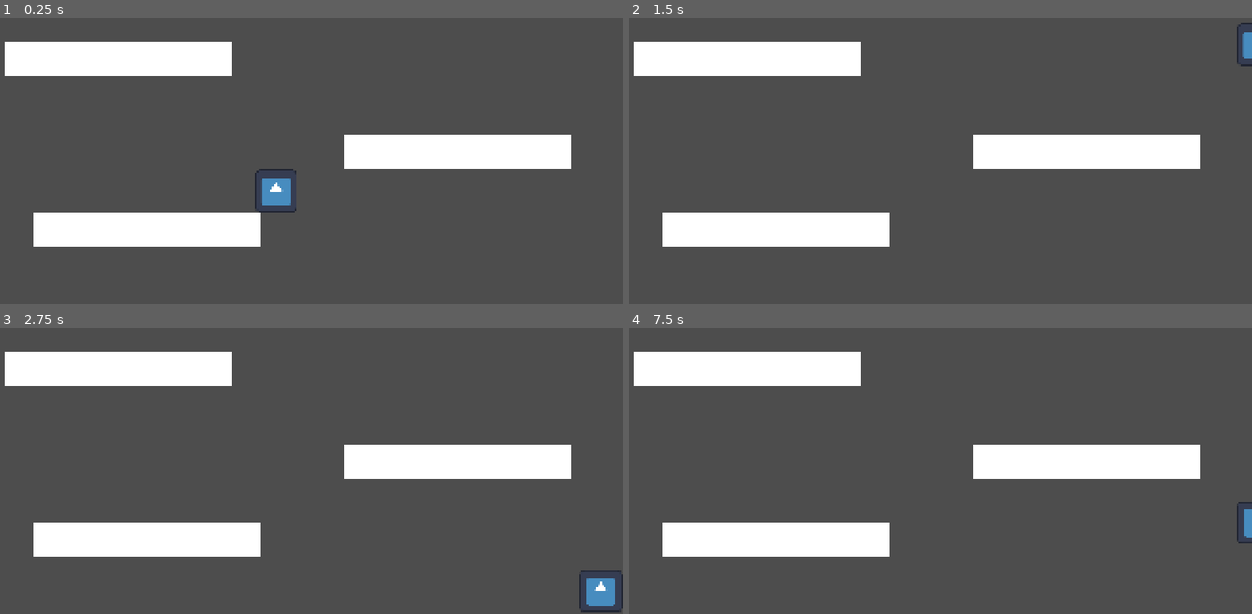
Above: before the commit, frames 1-4 (two rows, left to right).
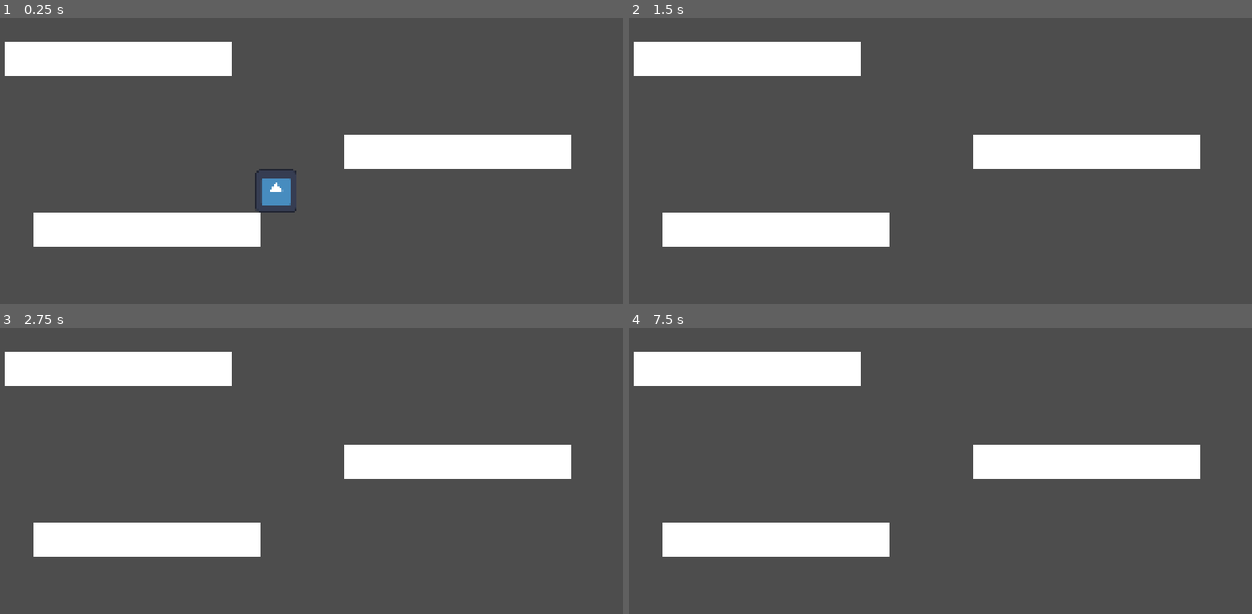
Above: after the commit, the same moments.

Repository: LolTape/IMT3603-Game-Project
Game: Godot game, scene res://game.tscn
Two runs of this game, one before a commit and one after it. Both use one fixed random seed, a clock stepped at 60 frames per second and the inputs below. The engine's default icon, where the game draws it, is replaced by a stand-in: a white triangle on a blue panel in a dark square.
Inputs:
- Up to frame 1 (0.25 s): no input
- Up to frame 2 (1.5 s): tap Enter at 0.5 s; hold Up (jump) 0.53-1.28 s; hold Right (right) from 0.53 s (still down); tap Up (jump) at 1.35 s
- Up to frame 3 (2.75 s): tap Up (jump) at 1.52, 1.82 s; tap Space at 2 s; release Right (right) at 2.03 s; hold Left (left) from 2.03 s (still down); hold Up (jump) from 2.03 s (still down)
- Up to frame 4 (7.5 s): release Left (left) at 2.78 s; release Up (jump) at 2.78 s; hold Right (right) 2.78-4.28 s; tap Up (jump) at 2.85, 3.02, 3.32, 4.35, 4.52, 4.82, 5.85, 6.02, 6.32, 7.35 s; tap Enter at 3.5, 5 s; hold Up (jump) 3.53-4.28 s; tap Space at 4.25, 5.75 s; hold Left (left) 4.28-5.03 s; hold Right (right) 5.03-5.78 s; hold Up (jump) 5.03-5.78 s; hold Left (left) 5.78-7.28 s; hold Up (jump) 6.53-7.28 s; hold Right (right) from 7.28 s (still down)

The runs differ from the first frame. In frame 2, 0.2% of the frame differs, in the area x 97-100%, y 1-17%; in frame 3, 0.6%, in the area x 92-100%, y 84-100%; in frame 4, 0.2%.

Commit message:
feat(movement): reworked horizontal movement script
Co-authored-by: Andreas Castro Messel <andrecme@stud.ntnu.no>

Diff:
--- a/project/entities/character/character.gd
+++ b/project/entities/character/character.gd
@@ -1,11 +1,11 @@
 extends CharacterBody2D
 
-@export var acceleration = 500
-var horizontalDrag = 0.7
+@export var speed = 1500
 
 @export var jump_height : float
 @export var jump_time_to_peak : float
 @export var jump_time_to_descent : float
+@export var fall_speed : float
 
 @onready var jump_velocity : float = ((2.0 * jump_height) / jump_time_to_peak) * -1.0
 @onready var jump_gravity : float = ((2.0 * jump_height) / pow(jump_time_to_peak, 2.0)) * 1.0
@@ -20,23 +20,27 @@
 func _process(delta: float) -> void:
 	pass
 
+func jump():
+	velocity.y += jump_velocity
+
+func gravity() -> float:
+	return jump_gravity if velocity.y < 0.0 else fall_gravity
+
+
+
+
 func _physics_process(delta: float):
 
 	if Input.is_action_just_pressed("jump") and is_on_floor():
 		jump()
+	if !Input.is_action_pressed("jump") and !is_on_floor():
+		velocity.y += fall_gravity * delta
 
-	apply_input()
-	velocity += Vector2.DOWN * gravity()
-	velocity.x *= horizontalDrag
+	var direction = Input.get_axis("left", "right")
+	var target_velocity = direction * speed
+	velocity.x = move_toward(velocity.x, target_velocity, speed/5.0)
+
+	velocity.y += gravity() * delta
+	# velocity.y = clamp(velocity.y, INT64_MIN, fall_speed)
 
 	move_and_slide()
-
-func jump():
-	velocity.y += jump_velocity
-
-func apply_input():
-	var direction = Input.get_axis("left", "right")
-	velocity.x += direction * acceleration
-
-func gravity() -> float:
-	return jump_gravity if velocity.y < 0.0 else fall_gravity
--- a/project/game.tscn
+++ b/project/game.tscn
@@ -20,9 +20,11 @@
 [node name="character" parent="." unique_id=262826605 instance=ExtResource("1_80nbo")]
 position = Vector2(875, 506)
 slide_on_ceiling = false
-jump_height = 20000.0
-jump_time_to_peak = 20.0
-jump_time_to_descent = 15.0
+speed = 1400
+jump_height = 350.0
+jump_time_to_peak = 0.4
+jump_time_to_descent = 0.25
+fall_speed = 3000.0
 
 [node name="StaticBody2D" type="StaticBody2D" parent="." unique_id=1391495661]
 
Not shown, added: project/export_presets.cfg
